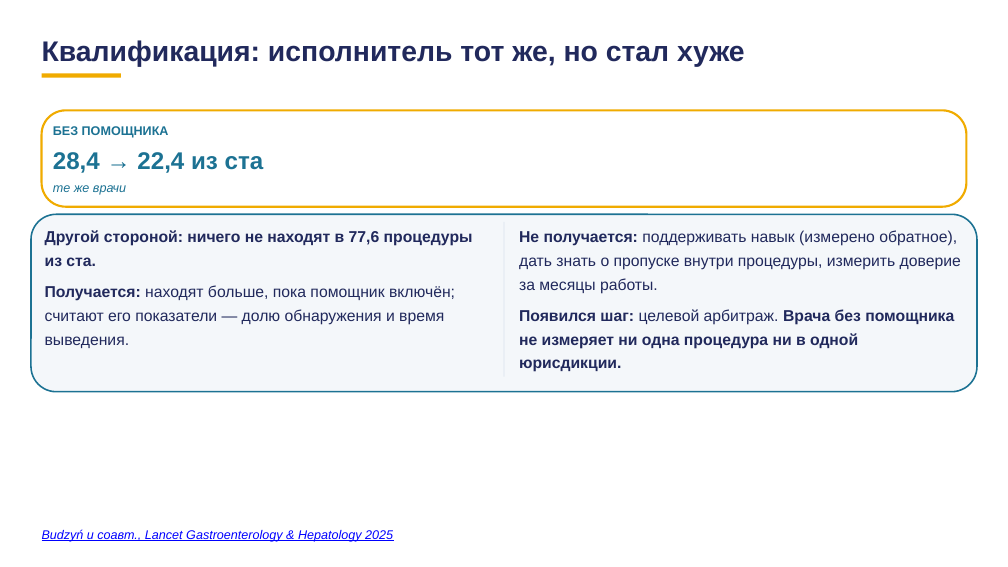
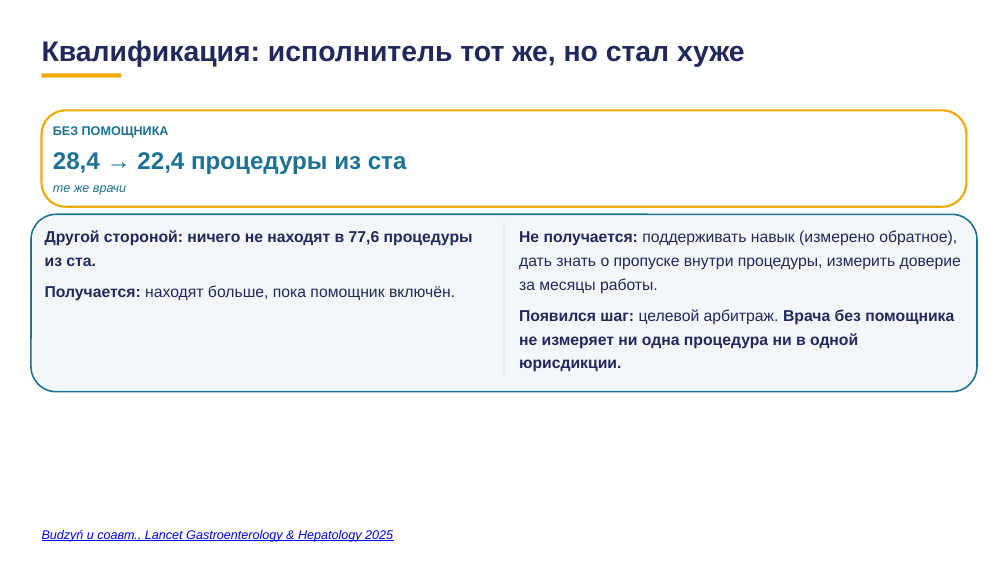
Before and after one commit to tellina-study/AI-usage-lessons, a slide deck: slide 85 of library/lectures/lec-07/rework/deck/lec-07-karkas.pptx. Drawn at 1008x567 pixels with LibreOffice and Linux fonts; fonts in the diff are those of the drawing. Boxes give left, top, right and bottom in pixels: in the first picture for what was removed or moved away, otherwise in the second. Text is boxed around its words. In the diff, an @@ line names an element or a change of style, - is before the commit and + after.

```diff
--- a/library/lectures/lec-07/rework/deck/lec-07-karkas.pptx
+++ b/library/lectures/lec-07/rework/deck/lec-07-karkas.pptx
@@ text at <box>53,152,407,174</box>: text changed @@
-28,4 → 22,4 из ста
+28,4 → 22,4 процедуры из ста
@@ text at <box>45,285,455,301</box>: text changed @@
-Получается: находят больше, пока помощник включён; считают его показатели — долю обнаружения и время выведения.
+Получается: находят больше, пока помощник включён.
```
Also in this commit, not shown: 1 other file.
